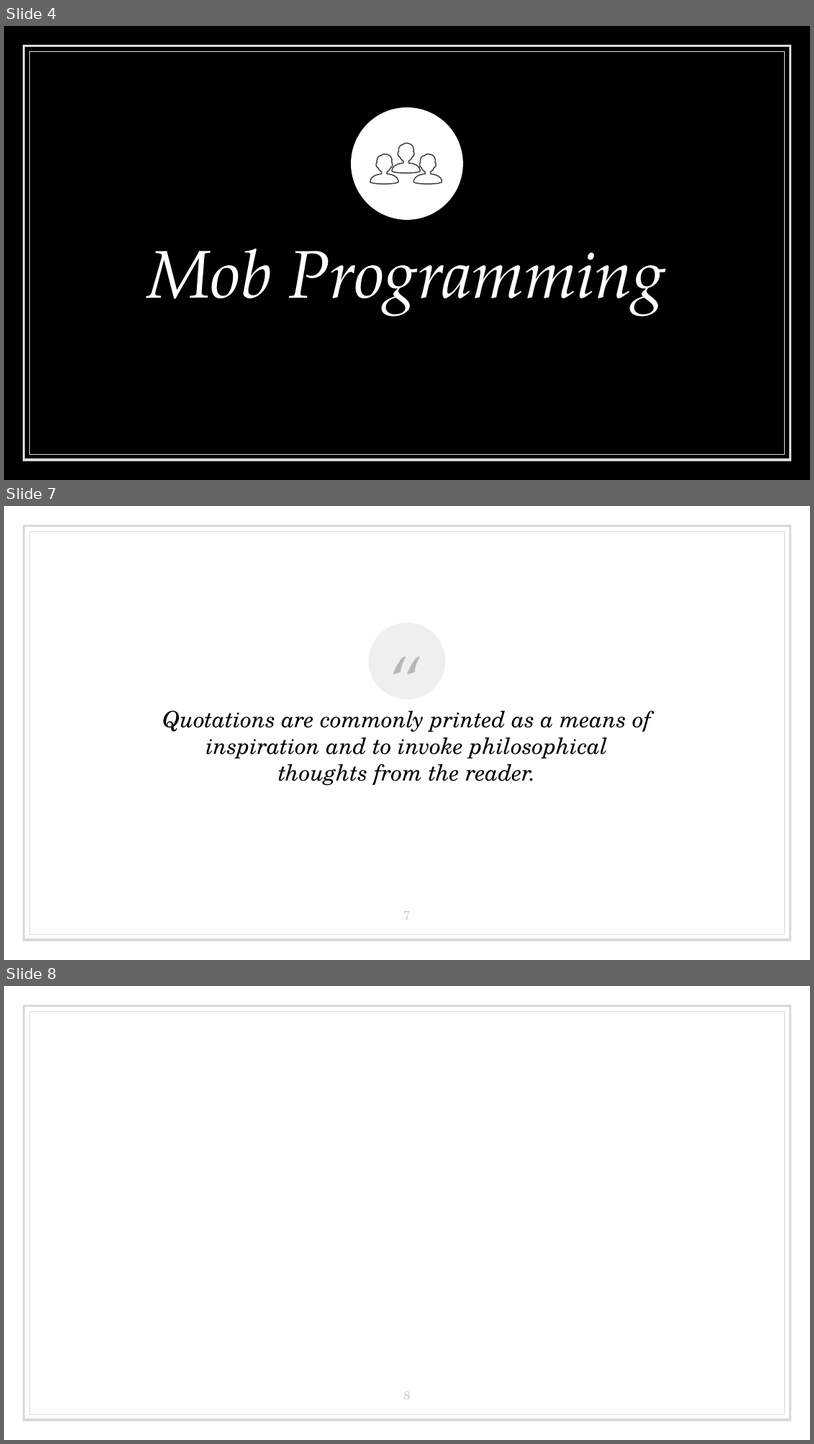
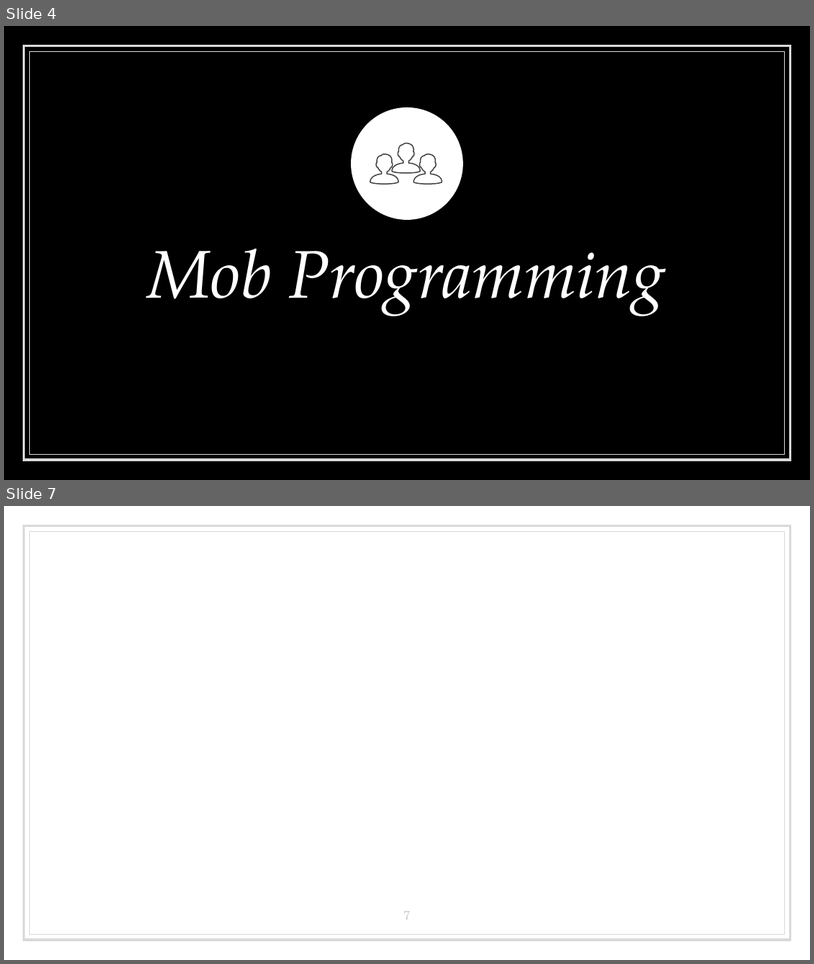
Before and after one commit to LearnWithLlew/RefactoringToCleanerCode.Slides, a slide deck: RefactoringToCleanerCode.pptx. Shown one above the other, each under a label of ours: slides 4, 7 and 8 before the commit, slides 4 and 7 after it; the slides between them are not shown. The pictures are 814x1444 and 814x964 pixels, drawn with LibreOffice and Linux fonts; fonts in the diff are those of the drawing. Boxes give left, top, right and bottom in pixels: in the first picture for what was removed or moved away, otherwise in the second. Text is boxed around its words. In the diff, an @@ line names an element or a change of style, - is before the commit and + after.

```diff
--- a/RefactoringToCleanerCode.pptx
+++ b/RefactoringToCleanerCode.pptx
@@ slide 7 removed at <box>4,506,810,960</box>, background #FFFFFF; not listed: 2 template elements that a slide beside it also shows @@
@@ text removed at <box>321,628,494,676</box> @@
-“
@@ ellipse removed at <box>368,623,445,700</box> @@
@@ text removed at <box>162,710,651,785</box> @@
-Quotations are commonly printed as a means of inspiration and to invoke philosophical thoughts from the reader.
@@ page number removed at <box>404,911,411,919</box> @@
-7
@@ what was slide 8 is now slide 7 @@
@@ page number at <box>404,911,411,919</box>: text changed @@
-8
+7
```
Also in this commit, not shown: 3 slides changed.
